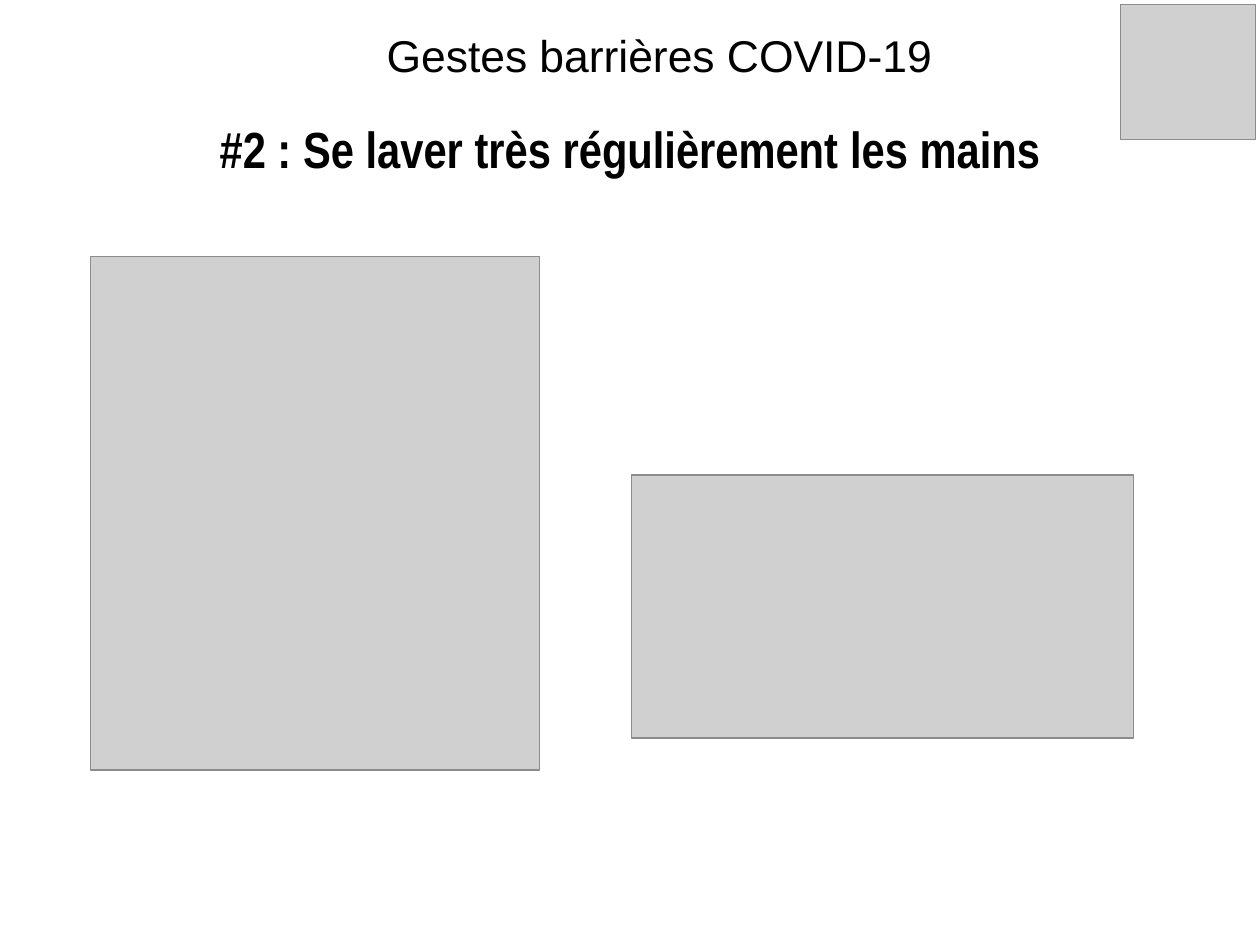
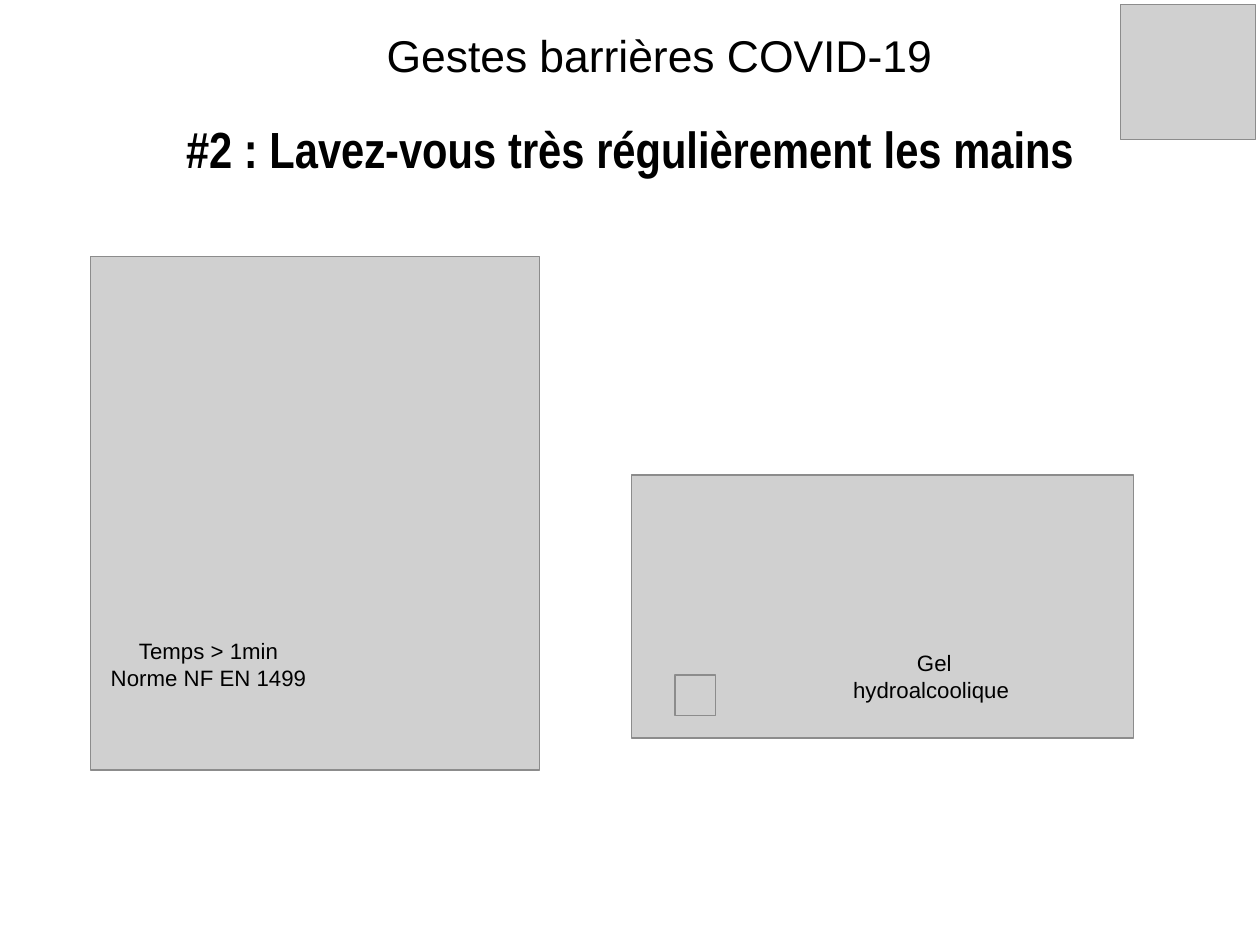
Before and after one commit to Evarisk/bibliotheque-media-risque, a slide deck: slide 2 of causerie/produits-emissions-dechets/gestes-barriere-covid-19/causerie_gestes-barriere-covid-19.odp. Drawn at 1260x945 pixels with LibreOffice and Linux fonts; fonts in the diff are those of the drawing; grey boxes stand for pictures; background and template pictures are left out. Boxes give left, top, right and bottom in pixels: in the first picture for what was removed or moved away, otherwise in the second. Text is boxed around its words. In the diff, an @@ line names an element or a change of style, - is before the commit and + after.

```diff
--- a/causerie/produits-emissions-dechets/gestes-barriere-covid-19/causerie_gestes-barriere-covid-19.odp
+++ b/causerie/produits-emissions-dechets/gestes-barriere-covid-19/causerie_gestes-barriere-covid-19.odp
@@ title at box(186, 130, 1073, 178): text changed @@
-#2 : Se laver très régulièrement les mains
+#2 : Lavez-vous très régulièrement les mains
@@ text added at box(111, 643, 306, 686), 14 pt, text #000000 @@
+Temps > 1min
+Norme NF EN 1499
@@ text added at box(853, 655, 1009, 703), 14 pt, text #000000 @@
+Gel
+hydroalcoolique
@@ picture added at box(676, 676, 717, 717) @@
```
Also in this commit, not shown: 3 other slides changed, 1 other file.
